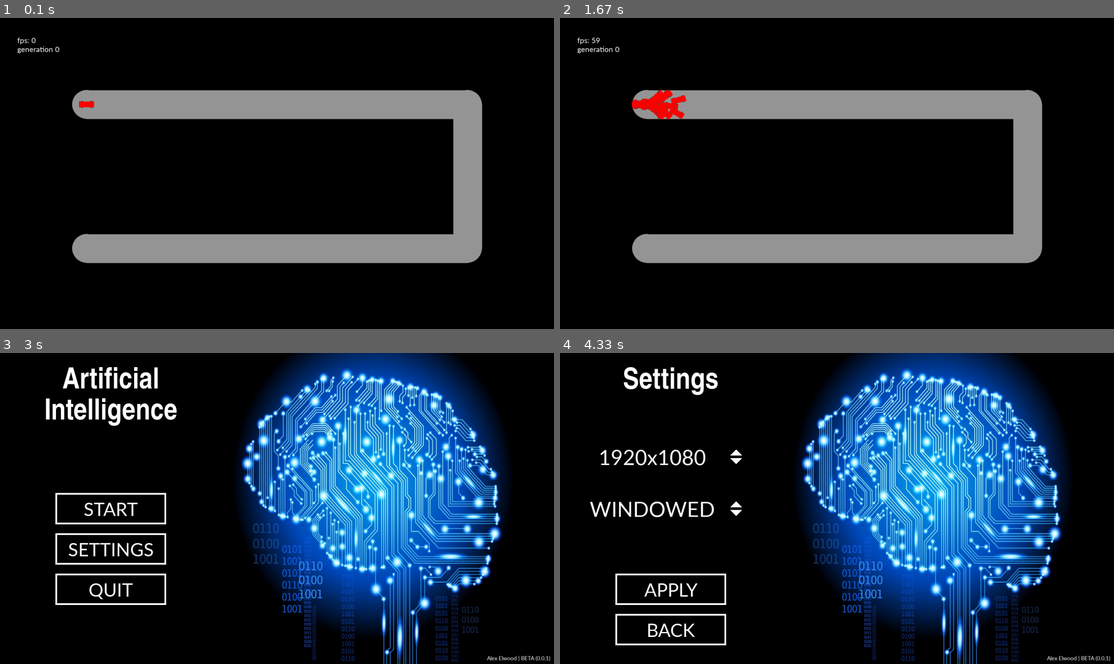
Above: before the commit, frames 1-4 (two rows, left to right).
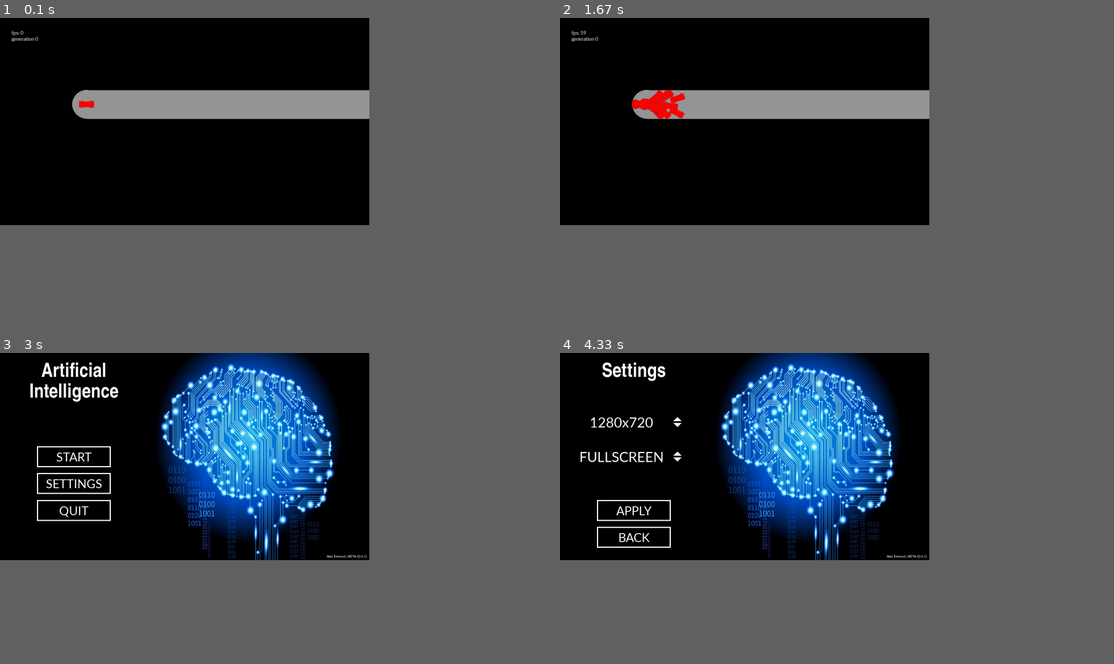
Above: after the commit, the same moments.

Repository: alexelwood14/Hello-AI
Game: pygame game, started from main.py
Two runs of this game, one before a commit and one after it. Both use one fixed random seed, a clock stepped at 60 frames per second and the inputs below.
Inputs (mouse positions are in pixels of both pictures, inside the frame that each line leads up to):
- Up to frame 1 (0.1 s): no input
- Up to frame 2 (1.67 s): no input
- Up to frame 3 (3 s): click (127, 387) at 1.88 s; tap X at 2.17 s; tap Z at 2.5 s; tap M at 2.83 s
- Up to frame 4 (4.33 s): click "SETTINGS" at 3.72 s; press the mouse at (676, 455) at 4.2 s; move the mouse to (643, 436) at 4.3 s
In our replay, the window is 900x506 before the commit and 600x337 after it. These sizes can differ from the game's own. Grey fills any space a smaller window leaves; there, only what the larger window draws over its background counts as a difference.

The runs differ from the first frame. In frame 1, 11% of the frame differs, in the area x 2-88%, y 4-79%; in frame 2, 11%; in frame 3, 49%, in the area x 5-100%, y 0-100%; in frame 4, 48%.

Commit message:
Changed resolution + removed resolution magic nums

Diff:
--- a/car_o.py
+++ b/car_o.py
@@ -322,7 +322,7 @@
 
         #Stopping condition is that the inctiment is less than 1 pixel
         if incriment_length > 1:
-            if start_pos[0] < 1920 and start_pos[0] >= 0 and start_pos[1] < 1080 and start_pos[1] >= 0:
+            if start_pos[0] < self.window.get_size()[0] and start_pos[0] >= 0 and start_pos[1] < self.window.get_size()[1] and start_pos[1] >= 0:
                 colour = self.window.get_at([int(start_pos[0]), int(start_pos[1])])[0]
             else:
                 colour = 0
--- a/main.py
+++ b/main.py
@@ -232,7 +232,7 @@
                "black" : [0,0,0]}
 
     clock = pygame.time.Clock()
-    resolution = [1920, 1080]
+    resolution = [1280, 720]
     pygame.init()
     window = pygame.display.set_mode((resolution[0], resolution[1]))
     pygame.display.set_caption('Physics')
